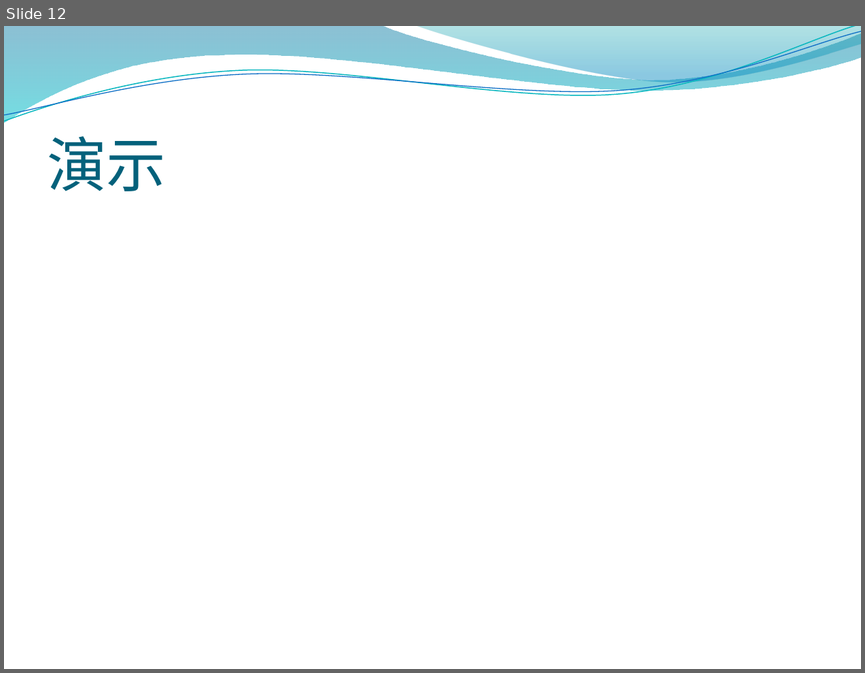
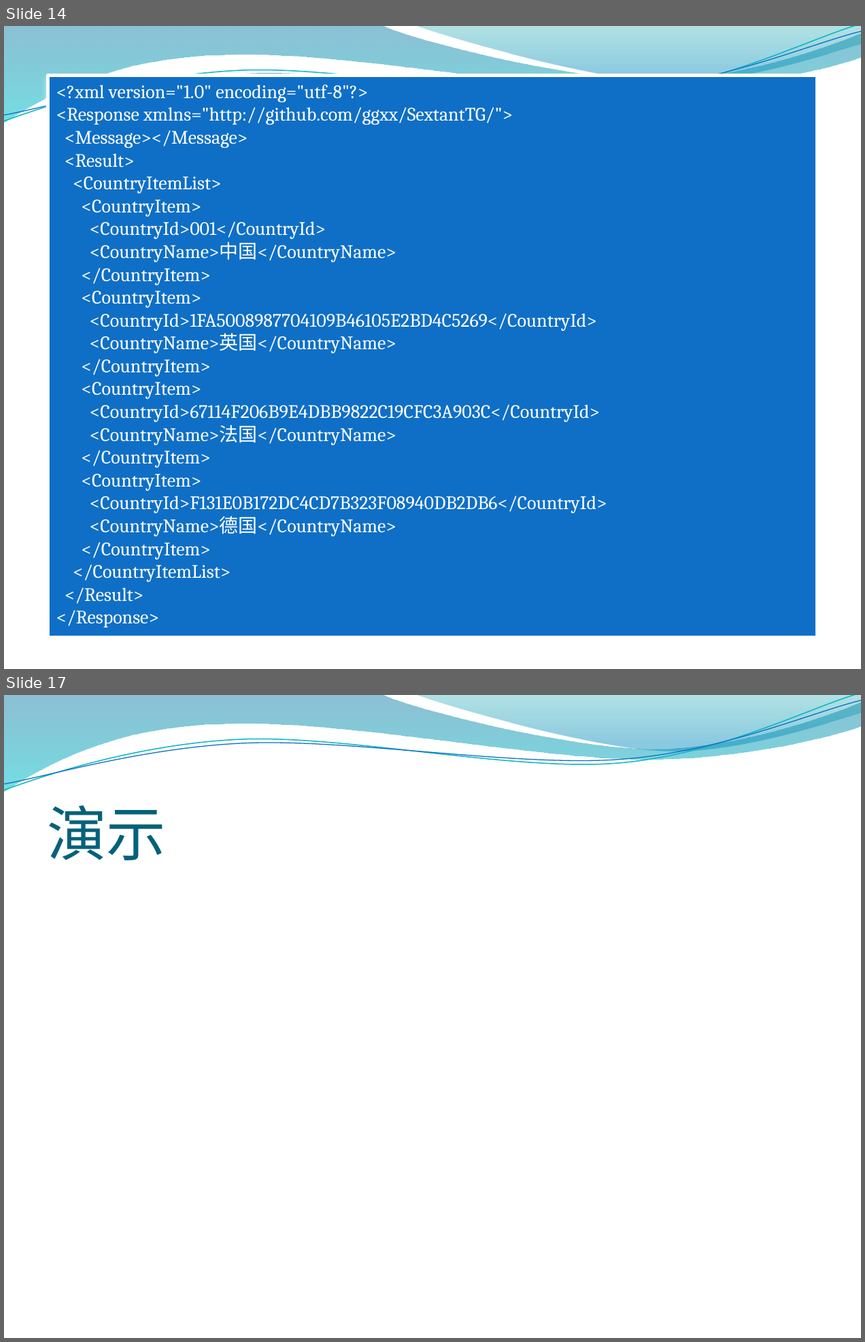
Before and after one commit to ggxx/SextantTG, a slide deck: doc/大作业汇报.pptx. Shown one above the other, each under a label of ours: slide 12 before the commit, slides 14 and 17 after it; the slides between them are not shown. The pictures are 865x673 and 865x1342 pixels, drawn with LibreOffice and Linux fonts; fonts in the diff are those of the drawing; background and template pictures are left out. Boxes give left, top, right and bottom in pixels: in the first picture for what was removed or moved away, otherwise in the second. Text is boxed around its words. In the diff, an @@ line names an element or a change of style, - is before the commit and + after.

```diff
--- a/doc/大作业汇报.pptx
+++ b/doc/大作业汇报.pptx
@@ slide 14 added at (x1=4, y1=26, x2=861, y2=669), background picture (left out); not listed: 4 template elements that a slide beside it also shows @@
@@ rectangle added at (x1=48, y1=75, x2=817, y2=637), fill #0F6FC6, outline #FFFFFF 3 pt, 16 pt, text #FFFFFF @@
+<?xml version="1.0" encoding="utf-8"?>
+<Response xmlns="http://github.com/ggxx/SextantTG/">
+<Message></Message>
+<Result>
+<CountryItemList>
+<CountryItem>
+<CountryId>001</CountryId>
+<CountryName>中国</CountryName>
+</CountryItem>
+<CountryItem>
+<CountryId>1FA5008987704109B46105E2BD4C5269</CountryId>
+<CountryName>英国</CountryName>
+</CountryItem>
+<CountryItem>
+<CountryId>67114F206B9E4DBB9822C19CFC3A903C</CountryId>
+<CountryName>法国</CountryName>
+</CountryItem>
+<CountryItem>
+<CountryId>F131E0B172DC4CD7B323F08940DB2DB6</CountryId>
+<CountryName>德国</CountryName>
+</CountryItem>
+</CountryItemList>
+</Result>
+</Response>
@@ what was slide 12 is now slide 17 @@
```
Also in this commit, not shown: 10 slides changed, 6 other slides added, 2 slides removed, 4 other files.
